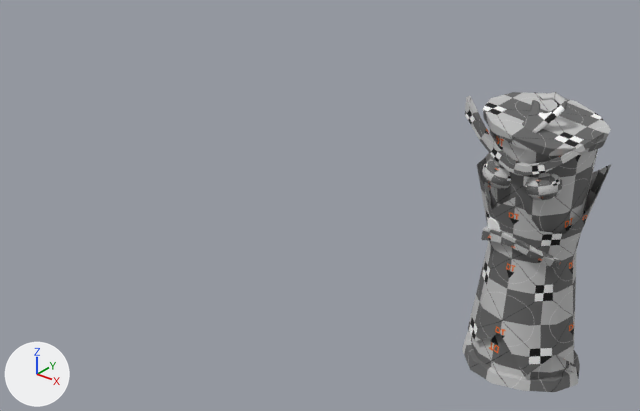
The FBX model GarbageKeeper/Assets/Resources/Prefabs/Ennemies/canette-malefique.FBX, before and after one commit.
Rendered twice from a 50 mm lens placed at (1.511, -1.131, 0.933), pointed at (0.532, 0.094, 0.174). Lighting does not change. The marker at lower left points along +X, +Y and +Z. Where no turn or scale is listed for an object, it has been applied to the vertices.

The older version as bpy lines, for what is in view:
```python
ob_box001 = bpy.data.objects.new('Box001', me_mesh_002)
ob_box001.parent = ob_canette_tete
ob_box001.location = (0.0, -8.674, 4.234)
ob_box002 = bpy.data.objects.new('Box002', me_mesh_005)
ob_box002.location = (0.957, 0.073, 0.234)
ob_canette_bas = bpy.data.objects.new('canette-bas', me_mesh)
ob_canette_bas.location = (0.953, 0.154, -0.038)
ob_canette_haut = bpy.data.objects.new('canette-haut', me_mesh_003)
ob_canette_haut.parent = ob_canette_tete
ob_canette_haut.location = (-0.488, -0.786, 11.26)
ob_canette_haut.rotation_euler = (0.0, -3.142, 0.0)  # degrees (0, -180, 0)
ob_canette_oeil_droit = bpy.data.objects.new('canette-oeil-droit', me_mesh_001)
ob_canette_oeil_droit.parent = ob_canette_tete
ob_canette_oeil_droit.location = (-0.501, -7.758, 1.921)
ob_canette_oeil_droit.rotation_euler = (0.582, 0.197, -0.29)  # degrees (33, 11, -17)
ob_canette_oeil_droit.scale = (0.331, 0.331, 0.128)
ob_canette_peau = bpy.data.objects.new('canette-peau', me_mesh_004)
ob_canette_peau.location = (0.953, 0.154, 0.003)
ob_dent = bpy.data.objects.new('Dent', me_mesh_006)
ob_dent.parent = ob_peau_bouche
ob_dent.location = (-4.075, -7.624, 7.009)
ob_dent.rotation_euler = (-1.434, -0.184, -0.4)  # degrees (-82, -11, -23)
ob_dent.scale = (0.282, 0.282, 0.282)
```
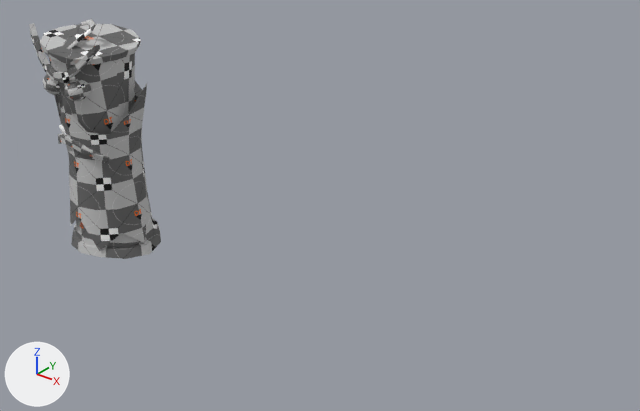
What changed in the scene script:
```text
Add me_mesh_1:
    me_mesh_1.from_pydata(...)  # 48 vertices, 36 faces; spans x -10.3..10.3, y -9.6..10.1, z -0.5..37.0
    me_mesh_1.materials.append(mat_01___default)  # picture img_uv_checker_map_jpg
Change ob_box002:
    ob_box002.location: (0.957, 0.073, 0.234) -> (0.005, -0.087, 0.221)
Change ob_box001:
    ob_box001.parent: ob_canette_tete -> ob_canette_haut
    ob_box001.location: (0.0, -8.674, 4.234) -> (-0.488, -7.888, 7.022)
    ob_box001.rotation_euler: (0.0, 0.0, 0.0) -> (0.0, -3.142, 0.0)  # degrees (0, 0, 0) -> degrees (0, -180, 0)
Remove ob_canette_peau:
    ob_canette_peau = bpy.data.objects.new('canette-peau', me_mesh_004)
    ob_canette_peau.location = (0.953, 0.154, 0.003)
Change ob_canette_haut:
    ob_canette_haut.parent: ob_canette_tete -> ob_canette_v2
    ob_canette_haut.location: (-0.488, -0.786, 11.26) -> (-0.705, -0.786, 45.28)
    ob_canette_haut.scale: (1.0, 1.0, 1.0) -> (0.932, 1.0, 1.0)
Change ob_canette_oeil_droit:
    ob_canette_oeil_droit.parent: ob_canette_tete -> ob_canette_haut
    ob_canette_oeil_droit.location: (-0.501, -7.758, 1.921) -> (0.0121, -6.972, 9.334)
    ob_canette_oeil_droit.rotation_euler: (0.582, 0.197, -0.29) -> (0.582, -2.944, 0.29)  # degrees (33, 11, -17) -> degrees (33, -169, 17)
Change ob_canette_bas:
    ob_canette_bas.location: (0.953, 0.154, -0.038) -> (0.0, 0.0, -0.038)
Change ob_dent:
    ob_dent.parent: ob_peau_bouche -> ob_canette_peau001
    ob_dent.location: (-4.075, -7.624, 7.009) -> (-4.106, -7.743, 25.3)
    ob_dent.rotation_euler: (-1.434, -0.184, -0.4) -> (-1.273, -0.114, -0.424)  # degrees (-82, -11, -23) -> degrees (-73, -6.5, -24)
Add ob_canette_peau001:
    ob_canette_peau001 = bpy.data.objects.new('canette-peau001', me_mesh_1)
    ob_canette_peau001.parent = ob_canette_v2
    ob_canette_peau001.location = (-0.185, -0.241, -0.245)
Add ob_canette_v2:
    ob_canette_v2 = bpy.data.objects.new('Canette-V2', None)
    ob_canette_v2.location = (0.00217, 0.0, -0.00762)
    ob_canette_v2.scale = (0.01, 0.01, 0.01)
```

Location of each change, (x1, y1, x2, y2) in pixels of the pictures (640 x 411 px):
'canette-haut', moved, rescaled (21% narrower, 18% shorter): before (483, 92, 611, 234); after (40, 19, 141, 135)
'canette-peau', deleted: before (468, 153, 611, 376)
'canette-peau001', added: after (54, 81, 148, 251)
'canette-bas', moved: before (462, 331, 580, 392); after (71, 196, 161, 259)
'Box001', moved, turned, rescaled: before (465, 96, 604, 176); after (29, 23, 100, 82)
'canette-oeil-droit', moved, rescaled, turned: before (482, 158, 562, 200); after (43, 74, 91, 101)
'Box002', moved: before (481, 226, 561, 269); after (58, 133, 110, 164)
'Dent', moved, turned: before (487, 217, 501, 232); after (59, 124, 66, 135)
